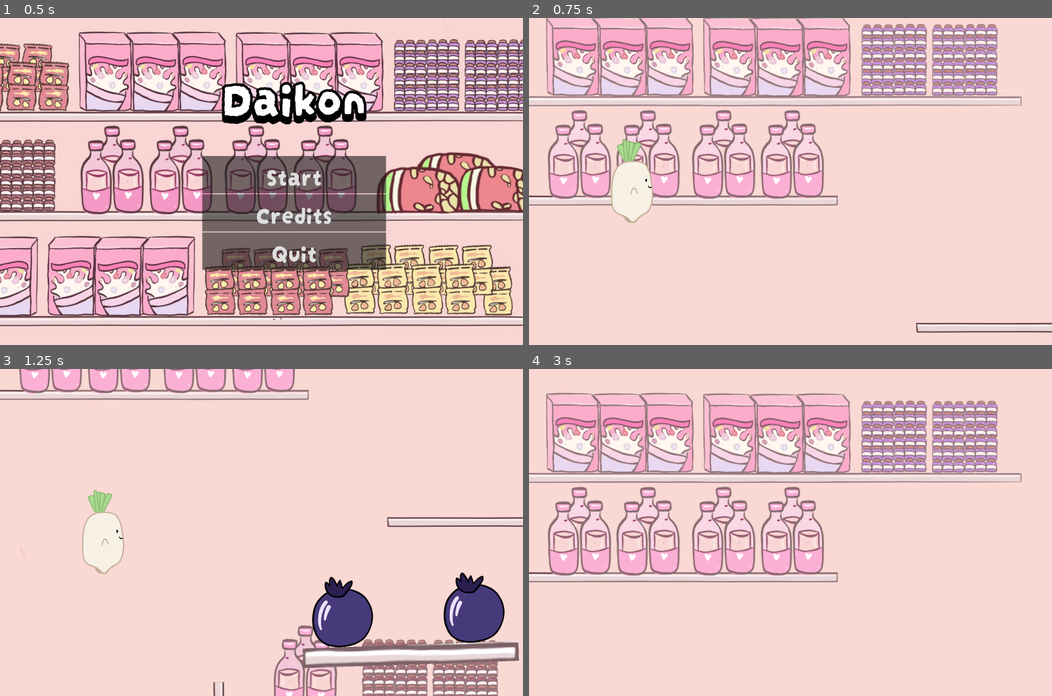
Above: before the commit, frames 1-4 (two rows, left to right).
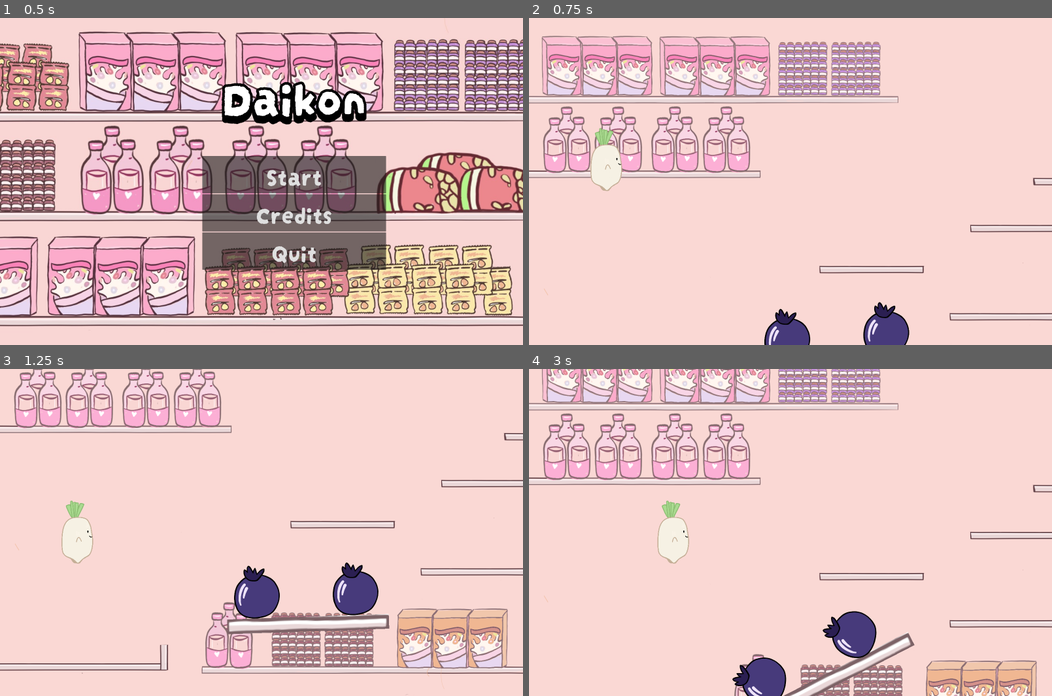
Above: after the commit, the same moments.

Repository: Boyquotes/daikon
Game: Godot game, scene res://main.tscn
The game is run twice, just before and just after one commit, with the same random seed, the same clock (stepped at 60 frames per second) and the same inputs.
Inputs:
- Up to frame 1 (0.5 s): no input
- Up to frame 2 (0.75 s): click "Start" at 0.5 s
- Up to frame 3 (1.25 s): no input
- Up to frame 4 (3 s): hold D (right) 1.28-2.03 s; hold Shift (sprint) 1.28-2.03 s; tap W (jump) at 1.52, 1.55, 1.82, 2.1, 2.27, 2.57 s; hold A (left) 2.03-2.78 s; tap Shift (sprint) at 2.3 s; hold D (right) from 2.78 s (still down); hold Shift (sprint) from 2.78 s (still down)

Frame 1 is identical in both runs. In frame 2, 29% of the frame differs, in the area x 0-100%, y 0-100%; in frame 3, 24%; in frame 4, 37%.

Commit message:
Add short puzzle

Diff:
--- a/levels/level_1.tscn
+++ b/levels/level_1.tscn
@@ -44,7 +44,7 @@
 size = Vector2(401, 22)
 
 [sub_resource type="RectangleShape2D" id="RectangleShape2D_muqtt"]
-size = Vector2(2133, 466)
+size = Vector2(2614, 466)
 
 [sub_resource type="RectangleShape2D" id="RectangleShape2D_oar3w"]
 size = Vector2(545, 2224)
@@ -53,7 +53,7 @@
 size = Vector2(545, 1088)
 
 [sub_resource type="RectangleShape2D" id="RectangleShape2D_3jdje"]
-size = Vector2(845, 676)
+size = Vector2(845, 649)
 
 [node name="Level 1" type="Node2D"]
 script = SubResource("GDScript_x2ql8")
@@ -109,21 +109,21 @@
 [node name="Fallzone" type="Area2D" parent="."]
 
 [node name="Fallzone 1" type="CollisionShape2D" parent="Fallzone"]
-position = Vector2(1020, 1546)
+position = Vector2(1045, 1546)
 shape = SubResource("RectangleShape2D_muqtt")
 
 [node name="Fallzone 2" type="CollisionShape2D" parent="Fallzone"]
-position = Vector2(-302.5, 654)
+position = Vector2(-494, 654)
 shape = SubResource("RectangleShape2D_oar3w")
 
 [node name="Fallzone 3" type="CollisionShape2D" parent="Fallzone"]
-position = Vector2(2335, 1141)
+position = Vector2(2529, 1115)
 shape = SubResource("RectangleShape2D_nstkn")
 
 [node name="Next" type="Area2D" parent="."]
 
 [node name="Next Level Collision" type="CollisionShape2D" parent="Next"]
-position = Vector2(2477, 254)
+position = Vector2(2477, 240.5)
 shape = SubResource("RectangleShape2D_3jdje")
 
 [connection signal="body_entered" from="Fallzone" to="." method="_on_fallzone_body_entered"]
--- a/levels/level_2.tscn
+++ b/levels/level_2.tscn
@@ -1,29 +1,61 @@
-[gd_scene load_steps=4 format=3 uid="uid://bdyyw1icp3vcr"]
+[gd_scene load_steps=6 format=3 uid="uid://bdyyw1icp3vcr"]
 
 [ext_resource type="PackedScene" uid="uid://dw0j7f8ahtsuk" path="res://player.tscn" id="1_gglu5"]
 [ext_resource type="PackedScene" uid="uid://bbijw8civ21j0" path="res://objects/cart.tscn" id="2_b7nso"]
 
 [sub_resource type="RectangleShape2D" id="RectangleShape2D_ensoy"]
-size = Vector2(3067.5, 1131.75)
+size = Vector2(8600.75, 853)
+
+[sub_resource type="RectangleShape2D" id="RectangleShape2D_jfejn"]
+size = Vector2(1197.75, 187.875)
+
+[sub_resource type="RectangleShape2D" id="RectangleShape2D_qfkn2"]
+size = Vector2(1197.75, 1015.94)
 
 [node name="level_2" type="Node2D"]
 
-[node name="StaticBody2D" type="StaticBody2D" parent="."]
+[node name="Ground" type="StaticBody2D" parent="."]
 collision_layer = 2
 collision_mask = 3
 
-[node name="CollisionShape2D" type="CollisionShape2D" parent="StaticBody2D"]
-position = Vector2(1486, 1932.12)
+[node name="Ground Collision" type="CollisionShape2D" parent="Ground"]
+position = Vector2(4238.62, 1992)
 shape = SubResource("RectangleShape2D_ensoy")
 
-[node name="Panel" type="Panel" parent="StaticBody2D/CollisionShape2D"]
-offset_left = -1569.0
-offset_top = -565.0
-offset_right = 1665.0
-offset_bottom = 662.0
+[node name="Panel" type="Panel" parent="Ground/Ground Collision"]
+offset_left = -4350.0
+offset_top = -441.0
+offset_right = 4469.0
+offset_bottom = 443.0
+
+[node name="Ground Collision2" type="CollisionShape2D" parent="Ground"]
+position = Vector2(131, 662)
+shape = SubResource("RectangleShape2D_jfejn")
+
+[node name="Panel" type="Panel" parent="Ground/Ground Collision2"]
+offset_left = -632.0
+offset_top = -132.0
+offset_right = 600.0
+offset_bottom = 111.0
+
+[node name="Ground Collision3" type="CollisionShape2D" parent="Ground"]
+position = Vector2(8628, 1119.03)
+shape = SubResource("RectangleShape2D_qfkn2")
+
+[node name="Panel" type="Panel" parent="Ground/Ground Collision3"]
+offset_left = -632.0
+offset_top = -503.0
+offset_right = 600.0
+offset_bottom = 520.0
 
 [node name="Player" parent="." instance=ExtResource("1_gglu5")]
-position = Vector2(835, 575)
+position = Vector2(105, 309)
+
+[node name="Camera" parent="Player" index="0"]
+limit_right = 8192
+limit_bottom = 2880
 
 [node name="cart" parent="." instance=ExtResource("2_b7nso")]
-position = Vector2(800, 840)
+position = Vector2(1104, 1073)
+
+[editable path="Player"]
--- a/objects/cart.tscn
+++ b/objects/cart.tscn
@@ -8,16 +8,18 @@
 [node name="cart" type="RigidBody2D"]
 collision_layer = 2
 collision_mask = 3
+mass = 100.0
 
 [node name="Cart" type="Sprite2D" parent="."]
 texture = ExtResource("1_q4i46")
 
 [node name="Cart Collision Shape" type="CollisionPolygon2D" parent="."]
-polygon = PackedVector2Array(-287, 339, -247, 101, -276, -268, -243, -277, -198, 115, 333, 65, 327, -96, 374, -100, 378, 87, -209, 162, -234, 284, 356, 265, 349, 340)
+polygon = PackedVector2Array(-287, 339, -247, 101, -276, -268, -243, -277, -198, 115, 333, 65, 326, -180, 374, -187, 378, 87, -209, 162, -234, 284, 356, 265, 349, 340)
 
 [node name="Back Wheel Collision" type="RigidBody2D" parent="."]
 collision_layer = 2
 collision_mask = 3
+mass = 15.0
 
 [node name="Back Wheel Collision Shape" type="CollisionShape2D" parent="Back Wheel Collision"]
 position = Vector2(-245, 413)
@@ -32,6 +34,7 @@
 [node name="Front Wheel Collision" type="RigidBody2D" parent="."]
 collision_layer = 2
 collision_mask = 3
+mass = 15.0
 
 [node name="Front Wheel Collision Shape" type="CollisionShape2D" parent="Front Wheel Collision"]
 position = Vector2(249, 416)
--- a/player.tscn
+++ b/player.tscn
@@ -21,14 +21,11 @@
 const AIR_ACCEL = 100.0
 const AIR_DEACCEL = 10000000.0
 const JUMP_VELOCITY = 1000.0
-const STOP_JUMP_FORCE = 450.0
-const MAX_SHOOT_POSE_TIME = 0.3
 const MAX_FLOOR_AIRBORNE_TIME = 0.15
 
 var anim := ''
 var siding_left := false
 var jumping := 0
-var stopping_jump := false
 var jump_release = true
 
 var floor_h_velocity: float = 0.0
@@ -85,60 +82,39 @@
 	floor_h_velocity = 0.0
 
 	# Find the floor (a contact with upwards facing collision normal).
-	var found_floor := false
+	var on_floor := false
 	var floor_index := -1
 
 	for contact_index in state.get_contact_count():
 		var collision_normal = state.get_contact_local_normal(contact_index)
 
 		if collision_normal.dot(Vector2(0, -1)) > 0.6:
-			found_floor = true
+			on_floor = true
 			floor_index = contact_index
-
-	# A good idea when implementing characters of all kinds,
-	# compensates for physics imprecision, as well as human reaction delay.
-	if found_floor:
-		airborne_time = 0.0
-	else:
-		airborne_time += step # Time it spent in the air.
-
-	var on_floor := airborne_time < MAX_FLOOR_AIRBORNE_TIME
-
-	# Process jump.
-	if jumping > 0:
-		if not jump:
-			stopping_jump = true
-
-		if stopping_jump:
-			velocity.y += STOP_JUMP_FORCE * step
 
 	# Check jump.
 	if jumping < 1 and jump:
-		velocity.y += -JUMP_VELOCITY
+		velocity.y += -JUMP_VELOCITY / (1 + jumping)
 		jumping += 1
-		stopping_jump = false
 		new_anim = 'jump'
 
+	# Process logic when character is on floor.
+	if move_left and not move_right:
+		velocity.x = -WALK_MAX_VELOCITY * (SPRINT_COEF if sprint else 1)
+	elif move_right and not move_left:
+		velocity.x = WALK_MAX_VELOCITY * (SPRINT_COEF if sprint else 1)
+	else:
+		velocity.x = 0
+
+	# Check siding.
+	if velocity.x < 0 and move_left:
+		new_siding_left = true
+	elif velocity.x > 0 and move_right:
+		new_siding_left = false
+
 	if on_floor:
-		# Process jump
 		if jumping > 0:
 			jumping = 0
-
-		# Process logic when character is on floor.
-		if move_left and not move_right:
-			velocity.x = -WALK_MAX_VELOCITY * (SPRINT_COEF if sprint else 1)
-		elif move_right and not move_left:
-			velocity.x = WALK_MAX_VELOCITY * (SPRINT_COEF if sprint else 1)
-		else:
-			velocity.x = 0
-
-		# Check siding.
-		if velocity.x < 0 and move_left:
-			new_siding_left = true
-		elif velocity.x > 0 and move_right:
-			new_siding_left = false
-
-		if jumping > 0:
 			new_anim = 'Jump'
 		elif velocity.x == 0:
 			new_anim = 'Idle'
@@ -172,11 +148,11 @@
 		animation_player.play(anim)
 
 	# Apply floor velocity.
-	if found_floor:
+	if on_floor:
 		floor_h_velocity = state.get_contact_collider_velocity_at_position(floor_index).x
 		velocity.x += floor_h_velocity
 
-	# Finally, apply gravity and set back the linear velocity.
+	# Finally, apply gravity and set bac k the linear velocity.
 	velocity += state.get_total_gravity() * step
 	state.set_linear_velocity(velocity)
 "
@@ -375,7 +351,7 @@
 script = SubResource("GDScript_qccbp")
 
 [node name="Camera" type="Camera2D" parent="."]
-zoom = Vector2(2, 2)
+zoom = Vector2(1.5, 1.5)
 limit_left = 0
 limit_top = 0
 limit_right = 2048
Binary file changed: assets/objects/cart.png
